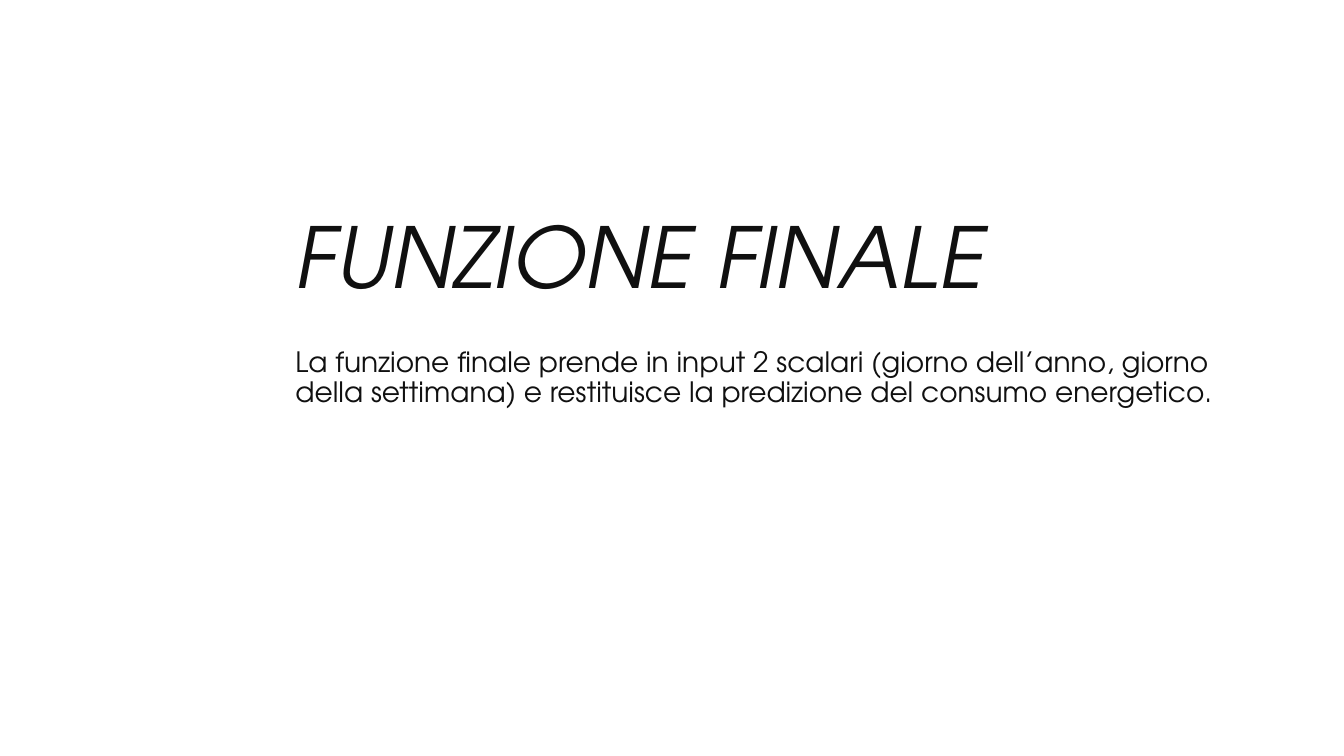
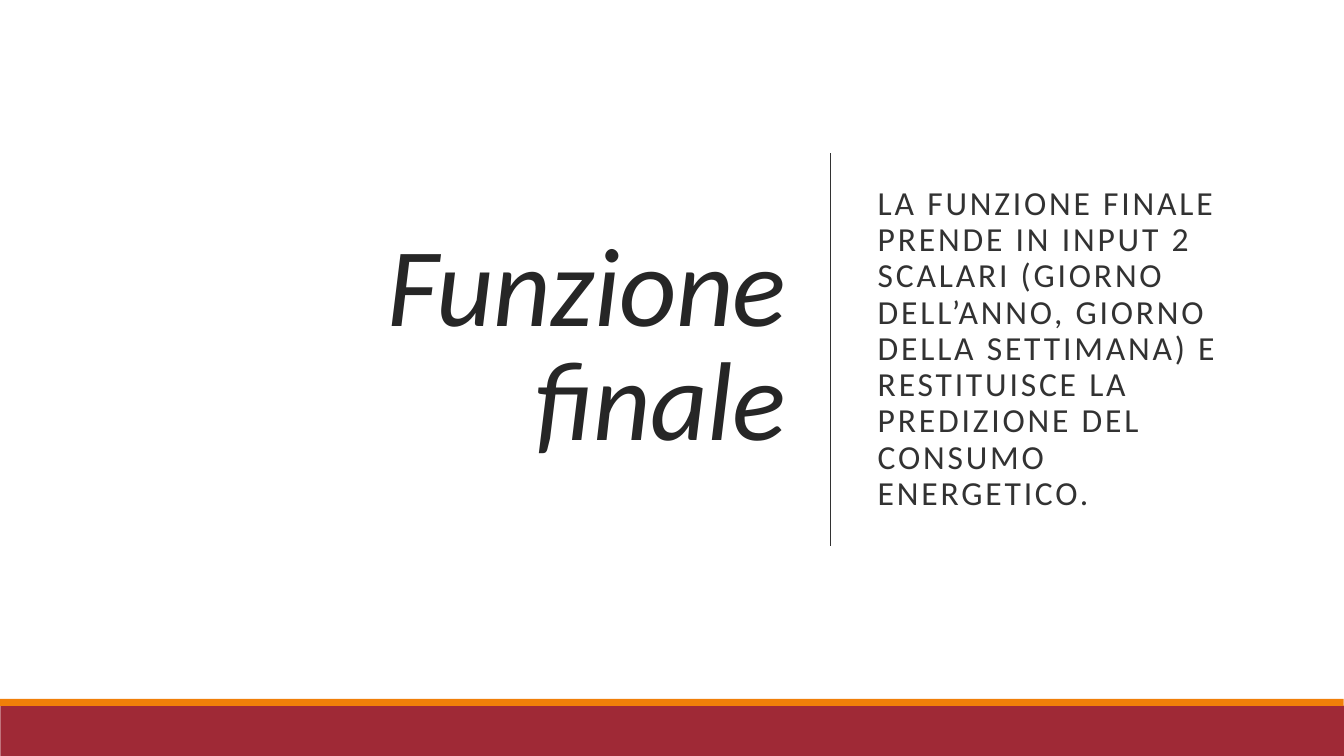
Before and after one commit to r1cky0/Italian-energy-consumption-prediction, a slide deck: slide 18 of presentazione_imad.pptx. Drawn at 1344x756 pixels with LibreOffice and Linux fonts; fonts in the diff are those of the drawing; background and template pictures are left out. Boxes give left, top, right and bottom in pixels: in the first picture for what was removed or moved away, otherwise in the second. Text is boxed around its words. In the diff, an @@ line names an element or a change of style, - is before the commit and + after.

```diff
--- a/presentazione_imad.pptx
+++ b/presentazione_imad.pptx
@@ rectangle added at <box>0,0,1344,756</box>, fill #FFFFFF @@
@@ title "Funzione finale" at <box>388,249,787,454</box>: vertical alignment bottom to middle @@
@@ subtitle "LA FUNZIONE FINALE PRENDE IN ..." at <box>878,193,1214,506</box>: vertical alignment top to middle @@
@@ line added from (831, 153) to (831, 545), #323232 1 pt @@
@@ subtitle at <box>878,193,1214,506</box>: text changed; size 20 to 24 pt; font TeX Gyre Adventor to Calibri; text colour #101010 to #323232 @@
-La funzione finale prende in input 2 scalari (giorno dell’anno, giorno della settimana) e restituisce la predizione del consumo energetico.
+LA FUNZIONE FINALE PRENDE IN INPUT 2 SCALARI (GIORNO DELL’ANNO, GIORNO DELLA SETTIMANA) E RESTITUISCE LA PREDIZIONE DEL CONSUMO ENERGETICO.
@@ title at <box>388,249,787,454</box>: text changed; size 60 to 80 pt; font TeX Gyre Adventor to Calibri; text colour #101010 to #262626 @@
-FUNZIONE FINALE
+Funzione finale
@@ rectangle added at <box>0,706,1344,756</box>, fill #9F2936 @@
@@ rectangle added at <box>0,699,1344,706</box>, fill #F07F09 @@
```
Also in this commit, not shown: 17 other slides changed, 1 slide added, 1 slide removed, 1 other file.
